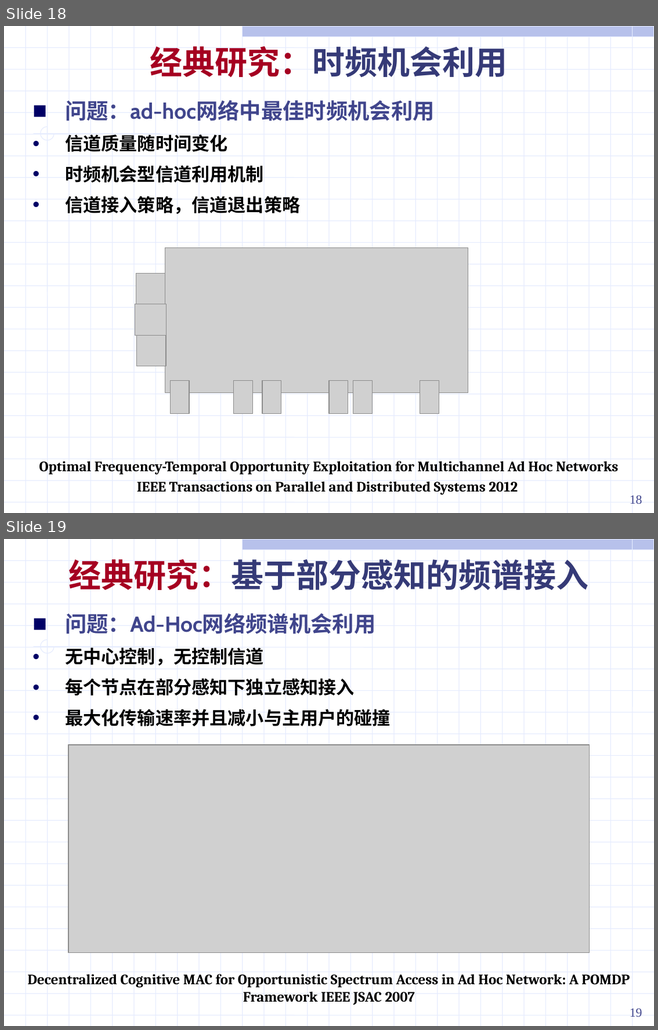
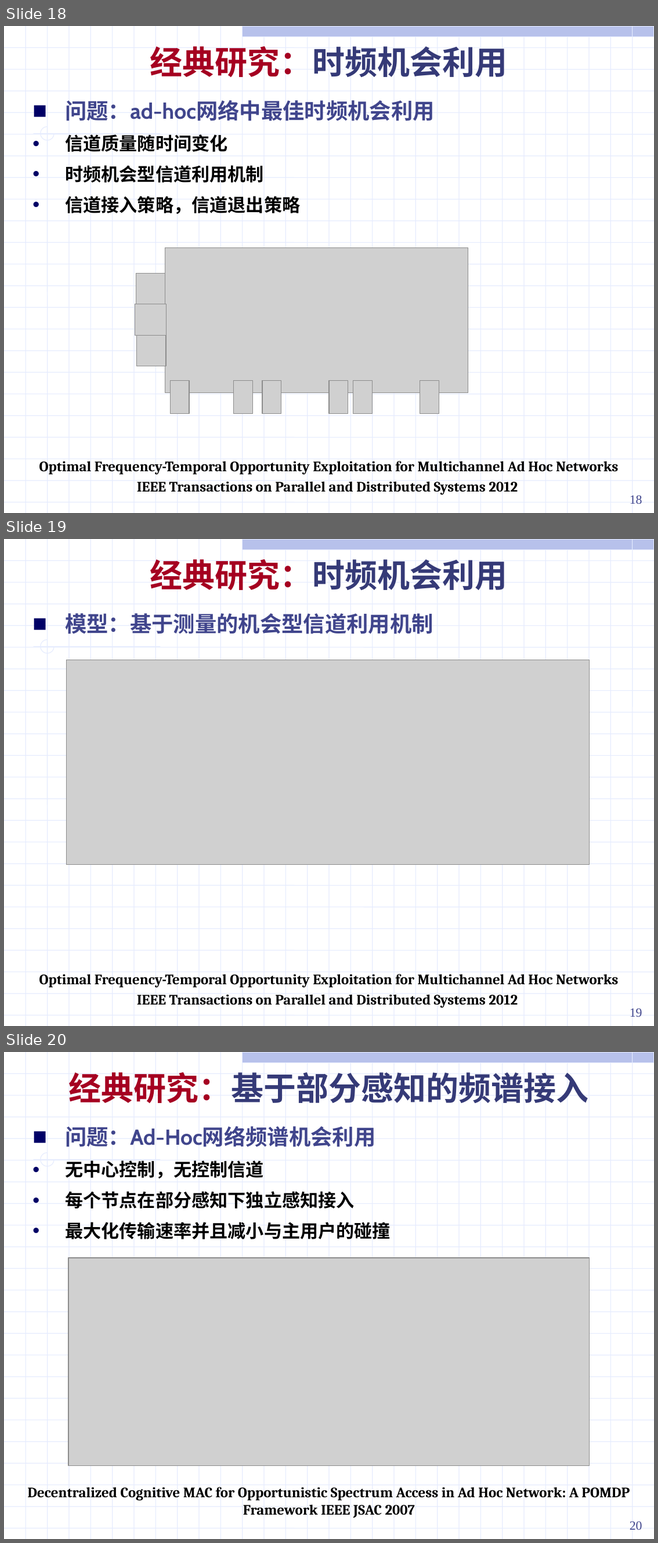
Before and after one commit to ssheroes/hello-world, a slide deck: 战术网频谱共享调研 (2).pptx. Shown one above the other, each under a label of ours: slides 18 and 19 before the commit, slides 18, 19 and 20 after it. The pictures are 658x1030 and 658x1543 pixels, drawn with LibreOffice and Linux fonts; fonts in the diff are those of the drawing; grey boxes stand for pictures. Boxes give left, top, right and bottom in pixels: in the first picture for what was removed or moved away, otherwise in the second. Text is boxed around its words. In the diff, an @@ line names an element or a change of style, - is before the commit and + after.

Commit message:
Update 战术网频谱共享调研 (2).pptx
A LITTLE

```diff
--- a/战术网频谱共享调研 (2).pptx
+++ b/战术网频谱共享调研 (2).pptx
@@ slide 19 added at bbox=[4, 539, 654, 1026], background #FFFFFF; not listed: 56 template elements that a slide beside it also shows @@
@@ text added at bbox=[150, 559, 507, 590], 36 pt, text #353A77, bold @@
+经典研究：时频机会利用
@@ text added at bbox=[65, 613, 433, 634], 24 pt, text #40458C, bold @@
+■ 模型：基于测量的机会型信道利用机制
@@ picture added at bbox=[67, 660, 589, 864] @@
@@ text added at bbox=[39, 974, 618, 1008], 16 pt, text #000000, bold @@
+Optimal Frequency-Temporal Opportunity Exploitation for Multichannel Ad Hoc Networks
+IEEE Transactions on Parallel and Distributed Systems 2012
@@ page number added at bbox=[629, 1008, 642, 1017], 14 pt, text #40458C @@
+19
@@ what was slide 19 is now slide 20 @@
@@ page number at bbox=[629, 1521, 642, 1530]: text changed @@
-19
+20
```
